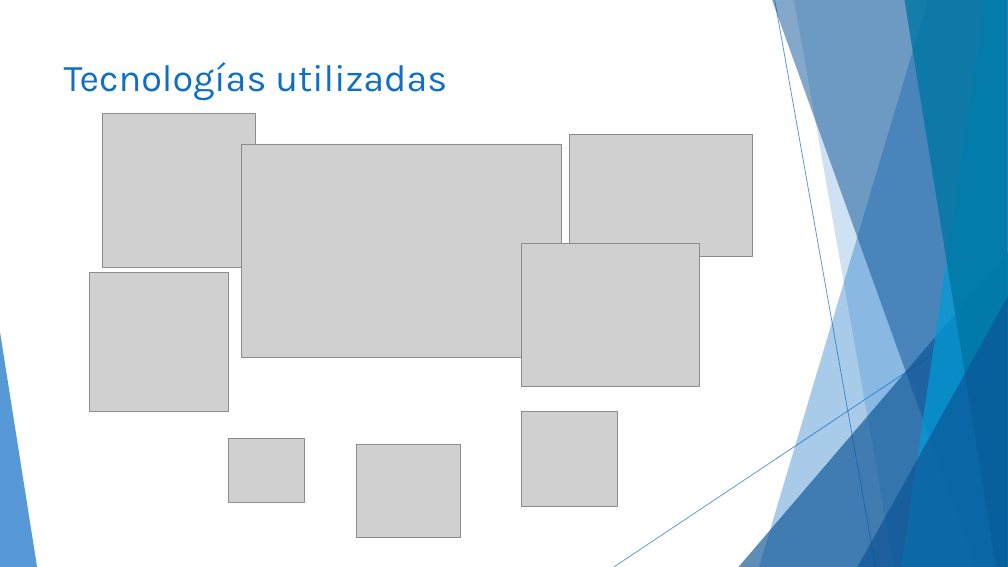
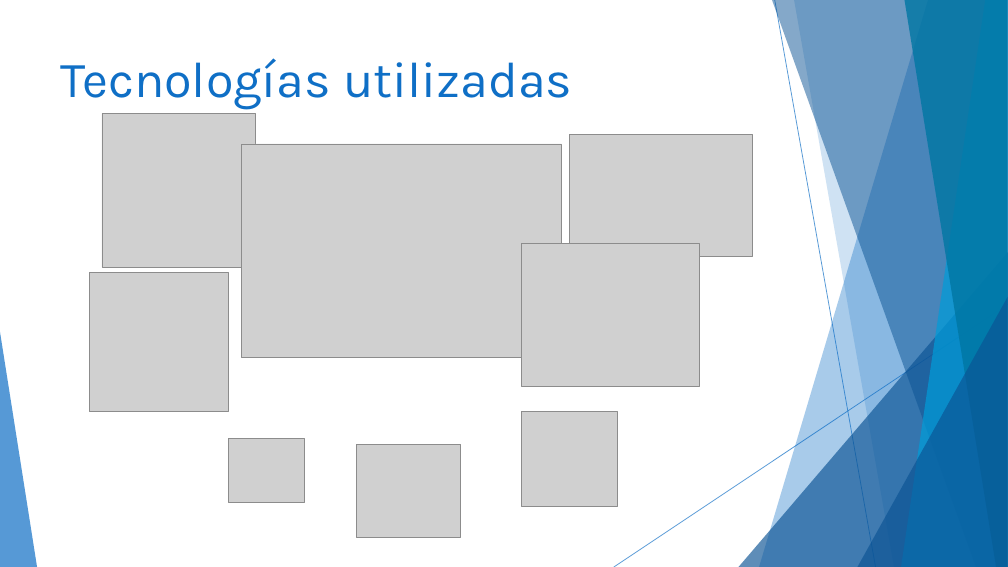
Before and after one commit to DylanSoler/ProyectoDAM, a slide deck: slide 5 of Documentacion/Presentacion/FootballTrainingManagerPresentacion.pptx. Drawn at 1008x567 pixels with LibreOffice and Linux fonts; fonts in the diff are those of the drawing; grey boxes stand for pictures. Boxes give left, top, right and bottom in pixels: in the first picture for what was removed or moved away, otherwise in the second. Text is boxed around its words. In the diff, an @@ line names an element or a change of style, - is before the commit and + after.

```diff
--- a/Documentacion/Presentacion/FootballTrainingManagerPresentacion.pptx
+++ b/Documentacion/Presentacion/FootballTrainingManagerPresentacion.pptx
@@ title "Tecnologías utilizadas" at (61,58,572,110): size 36 to 48 pt @@
```
Also in this commit, not shown: 8 other slides changed, 1 slide added, 1 slide removed, 2 other files.
